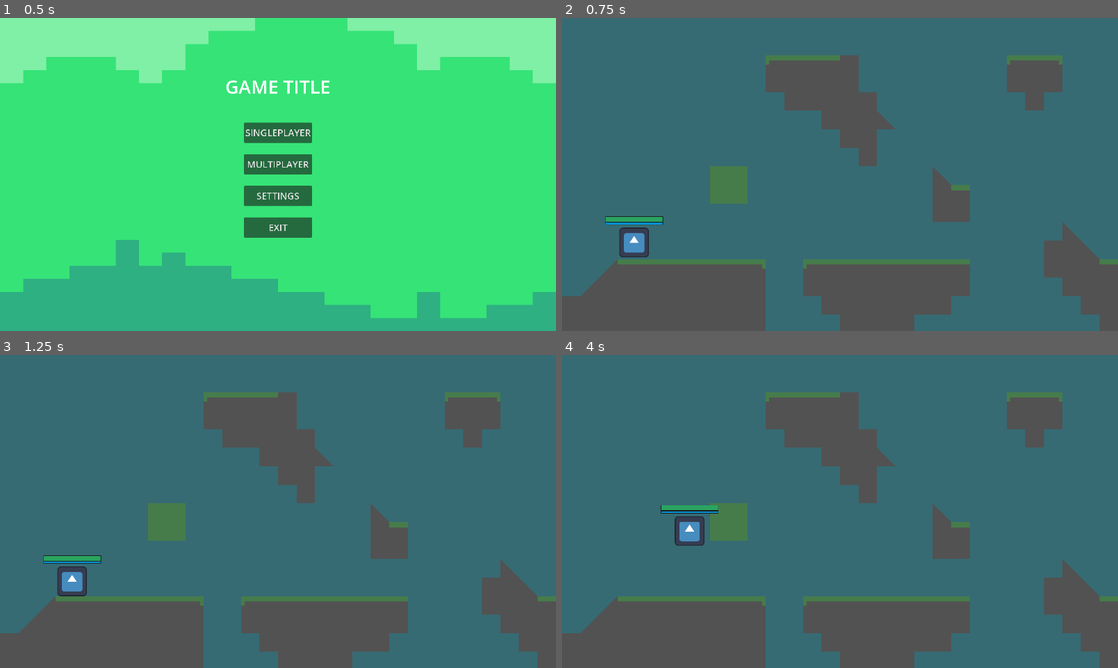
Above: before the commit, frames 1-4 (two rows, left to right).
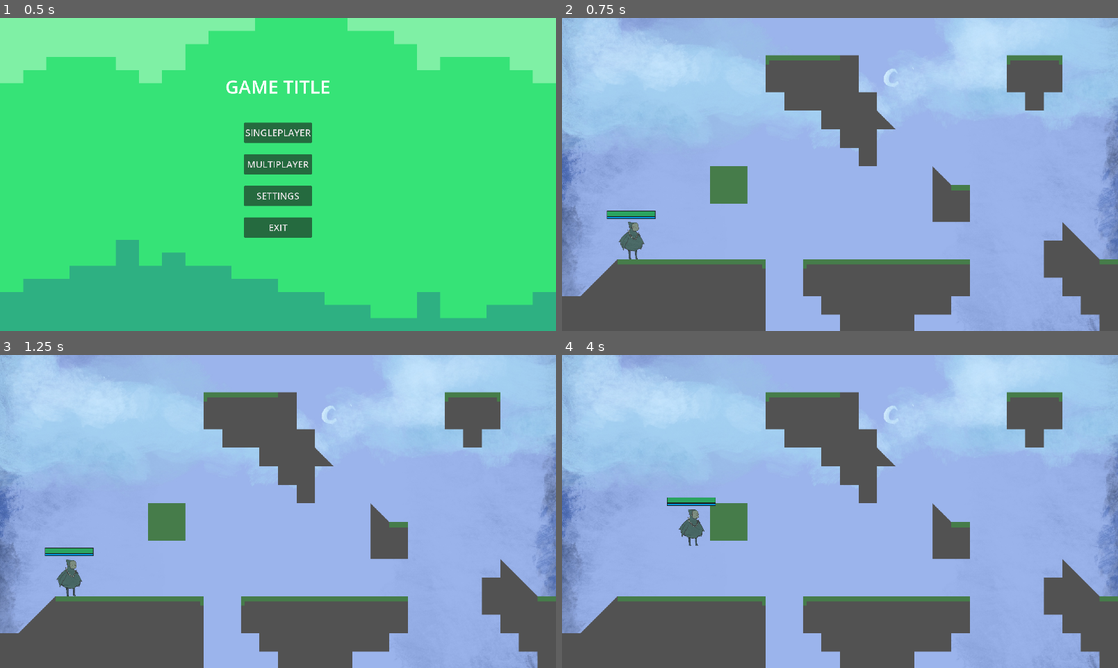
Above: after the commit, the same moments.

Repository: RealityGalaxy/Varis
Game: Godot game, scene res://scenes/menus/main_menu.tscn
Two runs of this game, one before a commit and one after it. Both use one fixed random seed, a clock stepped at 60 frames per second and the inputs below. The engine's default icon, where the game draws it, is replaced by a stand-in: a white triangle on a blue panel in a dark square.
Inputs (mouse positions are in pixels of both pictures, inside the frame that each line leads up to):
- Up to frame 1 (0.5 s): no input
- Up to frame 2 (0.75 s): click "SINGLEPLAYER" at 0.5 s
- Up to frame 3 (1.25 s): no input
- Up to frame 4 (4 s): tap Enter at 1.25 s; move the mouse to (962, 495) at 1.27 s; press the mouse at (962, 495) at 1.28 s; hold Right (right) 1.28-2.78 s; tap Up (up) at 1.52, 2.27, 3.77 s; move the mouse to (728, 527) at 2.02 s; release the mouse at (728, 527) at 2.03 s; right-click (728, 527) at 2.1 s; move the mouse to (895, 442) at 2.77 s; hold Left (left) 2.78-3.53 s; hold Q (spell3) 2.78-3.53 s; move the mouse to (812, 574) at 3.52 s; hold Right (right) from 3.53 s (still down); tap E (spell4) at 3.6 s

Frame 1 is identical in both runs. In frame 2, 77% of the frame differs, in the area x 0-100%, y 0-100%; in frame 3, 77%; in frame 4, 77%.

Commit message:
Replaced the player sprite with the new drawing

Diff:
--- a/Varis/scenes/character/Character.gd
+++ b/Varis/scenes/character/Character.gd
@@ -18,11 +18,13 @@
 var vel: Vector2 = Vector2.ZERO
 @onready var healthbar = $Healthbar
 @onready var manabar = $Manabar
+@onready var anim = $AnimatedSprite2D
 
 func _ready():
 	var stats = StatManager.get_player_stats(player_num)
 	healthbar._init_healthbar(stats.current_health, stats.max_health)
 	manabar._init_healthbar(stats.current_mana, stats.max_mana)
+	anim.play("default")
 
 
 func get_input():
--- a/Varis/scenes/character/char.tscn
+++ b/Varis/scenes/character/char.tscn
@@ -1,12 +1,35 @@
-[gd_scene load_steps=7 format=3 uid="uid://cubitxapsm3h1"]
+[gd_scene load_steps=11 format=3 uid="uid://cubitxapsm3h1"]
 
 [ext_resource type="Texture2D" uid="uid://c380wvdmmtcf2" path="res://icon.svg" id="2_fjpeu"]
 [ext_resource type="Script" path="res://scenes/character/Character.gd" id="2_iyq3v"]
+[ext_resource type="Texture2D" uid="uid://gxjpjhp53d4j" path="res://graphics/Player_Anim_Paper.png" id="2_rsw0f"]
 [ext_resource type="PackedScene" uid="uid://17oana8owvic" path="res://scenes/character/healthbar.tscn" id="2_vik5t"]
 [ext_resource type="PackedScene" uid="uid://dcp1scfnwnqhy" path="res://scenes/character/manabar.tscn" id="3_k7jh3"]
 
+[sub_resource type="AtlasTexture" id="AtlasTexture_ui26g"]
+atlas = ExtResource("2_rsw0f")
+region = Rect2(10, 3, 545, 780)
+
+[sub_resource type="AtlasTexture" id="AtlasTexture_lf3oe"]
+atlas = ExtResource("2_rsw0f")
+region = Rect2(565, 3, 545, 780)
+
+[sub_resource type="SpriteFrames" id="SpriteFrames_y7dqa"]
+animations = [{
+"frames": [{
+"duration": 1.0,
+"texture": SubResource("AtlasTexture_ui26g")
+}, {
+"duration": 1.0,
+"texture": SubResource("AtlasTexture_lf3oe")
+}],
+"loop": true,
+"name": &"default",
+"speed": 5.0
+}]
+
 [sub_resource type="RectangleShape2D" id="RectangleShape2D_uou4y"]
-size = Vector2(127, 128)
+size = Vector2(108.75, 161.25)
 
 [sub_resource type="SceneReplicationConfig" id="SceneReplicationConfig_eqrt6"]
 properties/0/path = NodePath(".:position")
@@ -18,23 +41,32 @@
 scale = Vector2(0.8, 0.8)
 script = ExtResource("2_iyq3v")
 
+[node name="AnimatedSprite2D" type="AnimatedSprite2D" parent="."]
+texture_filter = 1
+position = Vector2(-11.5349, 8.13573)
+scale = Vector2(0.209963, 0.209963)
+sprite_frames = SubResource("SpriteFrames_y7dqa")
+frame_progress = 0.157988
+
 [node name="Healthbar" parent="." instance=ExtResource("2_vik5t")]
-offset_left = -122.0
-offset_top = -110.0
-offset_right = 123.0
-offset_bottom = -89.0
+offset_left = -116.0
+offset_top = -119.0
+offset_right = 90.0
+offset_bottom = -98.0
 
 [node name="Manabar" parent="." instance=ExtResource("3_k7jh3")]
-offset_left = -122.0
-offset_top = -85.0
-offset_right = 123.0
-offset_bottom = -78.0
+offset_left = -116.0
+offset_top = -94.0
+offset_right = 90.0
+offset_bottom = -87.0
 
 [node name="Sprite2D" type="Sprite2D" parent="."]
+visible = false
 texture = ExtResource("2_fjpeu")
 
 [node name="CollisionShape2D" type="CollisionShape2D" parent="."]
-position = Vector2(0.5, 0)
+position = Vector2(-10.91, 7.51074)
+scale = Vector2(1, 1)
 shape = SubResource("RectangleShape2D_uou4y")
 
 [node name="MultiplayerSynchronizer" type="MultiplayerSynchronizer" parent="."]
--- a/Varis/scenes/level/level.tscn
+++ b/Varis/scenes/level/level.tscn
@@ -1,6 +1,7 @@
-[gd_scene load_steps=9 format=3 uid="uid://cgw6rfirr30ks"]
+[gd_scene load_steps=10 format=3 uid="uid://cgw6rfirr30ks"]
 
 [ext_resource type="Texture2D" uid="uid://hb5qw0s3eac2" path="res://graphics/terrain/tilemaps/GrassTilemap.png" id="1_qesyg"]
+[ext_resource type="Texture2D" uid="uid://byadn1chqmare" path="res://graphics/placeholder/Background.jpg" id="1_xpntp"]
 [ext_resource type="PackedScene" uid="uid://ynsikejtex8b" path="res://scenes/character/SpellManager.tscn" id="1_xxy83"]
 [ext_resource type="PackedScene" uid="uid://4r48f8lttmp" path="res://scenes/level/deathzone.tscn" id="2_xw1hr"]
 [ext_resource type="Script" path="res://scenes/multiplayer/MultiplayerSpawner.gd" id="3_bo8on"]
@@ -46,6 +47,11 @@
 
 [node name="Level" type="Node2D"]
 
+[node name="Background" type="Sprite2D" parent="."]
+position = Vector2(959.333, 538.25)
+scale = Vector2(1.00694, 1.00694)
+texture = ExtResource("1_xpntp")
+
 [node name="SpellManager" parent="." instance=ExtResource("1_xxy83")]
 
 [node name="TileMap" type="TileMap" parent="."]
--- /dev/null
+++ b/Varis/scenes/main_menu.tscn
@@ -0,0 +1,89 @@
+[gd_scene load_steps=3 format=3 uid="uid://h2o5nb3qtpsw"]
+
+[ext_resource type="Script" path="res://scripts/main_menu.gd" id="1_0fplc"]
+[ext_resource type="Texture2D" uid="uid://crdip2y5gklpt" path="res://graphics/placeholder/tile_0014.png" id="1_55mwp"]
+
+[node name="Main_Menu" type="Control"]
+layout_mode = 3
+anchors_preset = 15
+anchor_right = 1.0
+anchor_bottom = 1.0
+grow_horizontal = 2
+grow_vertical = 2
+script = ExtResource("1_0fplc")
+
+[node name="Background" type="TextureRect" parent="."]
+layout_mode = 1
+anchors_preset = 15
+anchor_right = 1.0
+anchor_bottom = 1.0
+grow_horizontal = 2
+grow_vertical = 2
+texture = ExtResource("1_55mwp")
+
+[node name="MarginContainer" type="MarginContainer" parent="."]
+layout_mode = 1
+anchors_preset = 15
+anchor_right = 1.0
+anchor_bottom = 1.0
+grow_horizontal = 2
+grow_vertical = 2
+theme_override_constants/margin_left = 12
+theme_override_constants/margin_top = 12
+theme_override_constants/margin_right = 12
+theme_override_constants/margin_bottom = 12
+
+[node name="VBoxContainer" type="VBoxContainer" parent="MarginContainer"]
+layout_mode = 2
+theme_override_constants/separation = 180
+
+[node name="Separator" type="Control" parent="MarginContainer/VBoxContainer"]
+layout_mode = 2
+
+[node name="Title" type="Label" parent="MarginContainer/VBoxContainer"]
+layout_mode = 2
+theme_override_font_sizes/font_size = 64
+text = "GAME TITLE"
+horizontal_alignment = 1
+vertical_alignment = 1
+
+[node name="HBoxContainer" type="HBoxContainer" parent="MarginContainer"]
+layout_mode = 2
+alignment = 1
+
+[node name="VBoxContainer" type="VBoxContainer" parent="MarginContainer/HBoxContainer"]
+layout_mode = 2
+theme_override_constants/separation = 39
+alignment = 1
+
+[node name="Separator2" type="Control" parent="MarginContainer/HBoxContainer/VBoxContainer"]
+layout_mode = 2
+
+[node name="Singleplayer" type="Button" parent="MarginContainer/HBoxContainer/VBoxContainer"]
+custom_minimum_size = Vector2(230, 70)
+layout_mode = 2
+theme_override_font_sizes/font_size = 32
+text = "SINGLEPLAYER"
+
+[node name="Multiplayer" type="Button" parent="MarginContainer/HBoxContainer/VBoxContainer"]
+custom_minimum_size = Vector2(230, 70)
+layout_mode = 2
+theme_override_font_sizes/font_size = 32
+text = "MULTIPLAYER"
+
+[node name="Settings" type="Button" parent="MarginContainer/HBoxContainer/VBoxContainer"]
+custom_minimum_size = Vector2(200, 70)
+layout_mode = 2
+theme_override_font_sizes/font_size = 32
+text = "SETTINGS"
+
+[node name="Exit" type="Button" parent="MarginContainer/HBoxContainer/VBoxContainer"]
+custom_minimum_size = Vector2(200, 70)
+layout_mode = 2
+theme_override_font_sizes/font_size = 32
+text = "EXIT"
+
+[connection signal="pressed" from="MarginContainer/HBoxContainer/VBoxContainer/Singleplayer" to="." method="_on_singleplayer_pressed"]
+[connection signal="pressed" from="MarginContainer/HBoxContainer/VBoxContainer/Multiplayer" to="." method="_on_multiplayer_pressed"]
+[connection signal="pressed" from="MarginContainer/HBoxContainer/VBoxContainer/Settings" to="." method="_on_settings_pressed"]
+[connection signal="pressed" from="MarginContainer/HBoxContainer/VBoxContainer/Exit" to="." method="_on_exit_pressed"]
Renamed: Varis/graphics/placeholder/Player_Anim_Paper.png -> Varis/graphics/Player_Anim_Paper.png
Not shown, changed: Varis/graphics/Player_Anim_Paper.png.import
